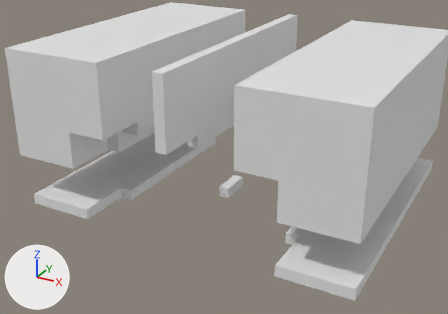
Renders of the Blender file Data/Models/Doors/Frame/Blend/door_01.blend from each side of a commit.
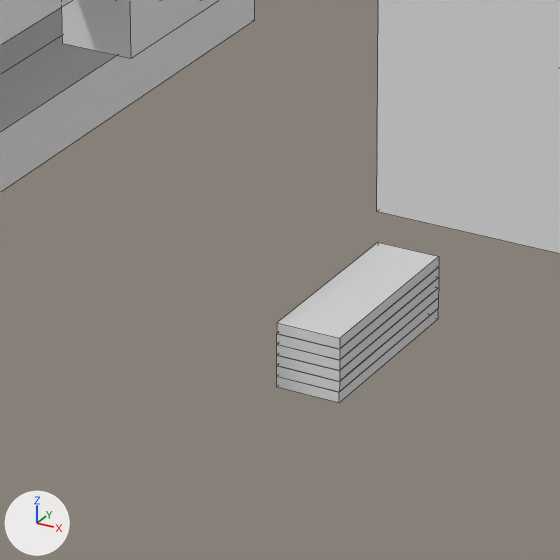
Each version is shown whole from a camera (50 mm lens) standing at (0.2627, -0.493, 0.1986) and looking at (-0.0083, -0.0004, -0.0478), then close up on the part from 40% to 58% of the width and 45% to 70% of the height. Arrows for +X, +Y and +Z are at lower left; the lights stay in place. The older version's two pictures come first. The close-ups show mesh edges as thin lines.

The first close-up shows 'LCorner', 'Leaf', 'RStretch', 'TStretch'.
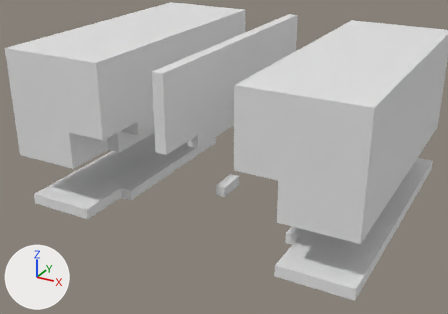
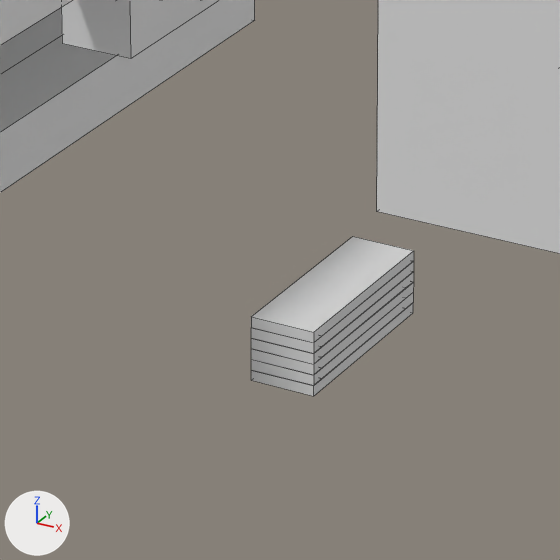
Changed parts and their boxes (x1, y1, x2, y2) in the close-ups (560 x 560 px):
'Leaf', moved
    before: (277, 242, 439, 403)
    after: (251, 237, 414, 396)

What the commit changed:
Object 'Leaf' (ob_leaf) moves from (0.0039, -0.0078, -0.0738) to (-0.0002, -0.0078, -0.0738).
